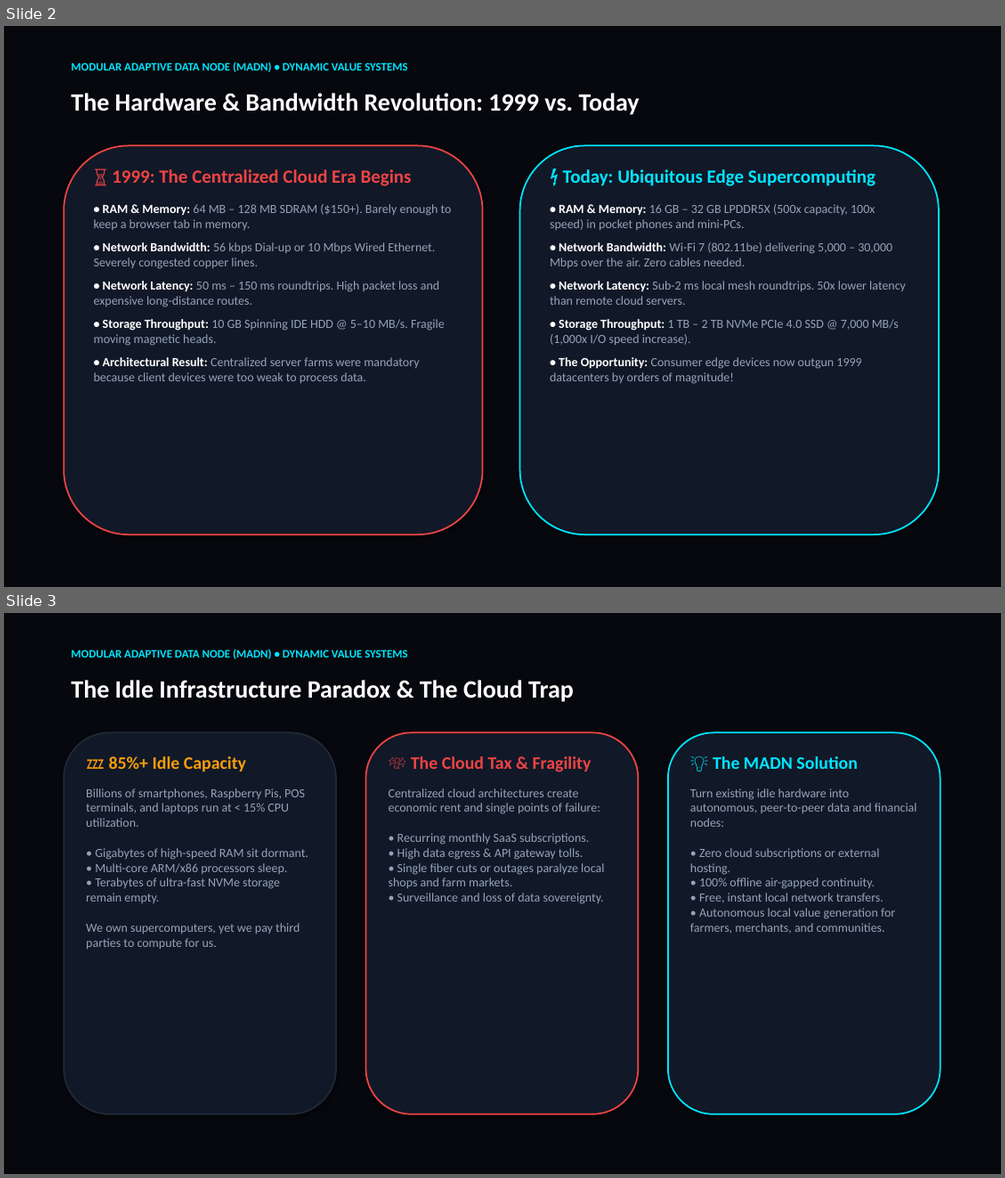
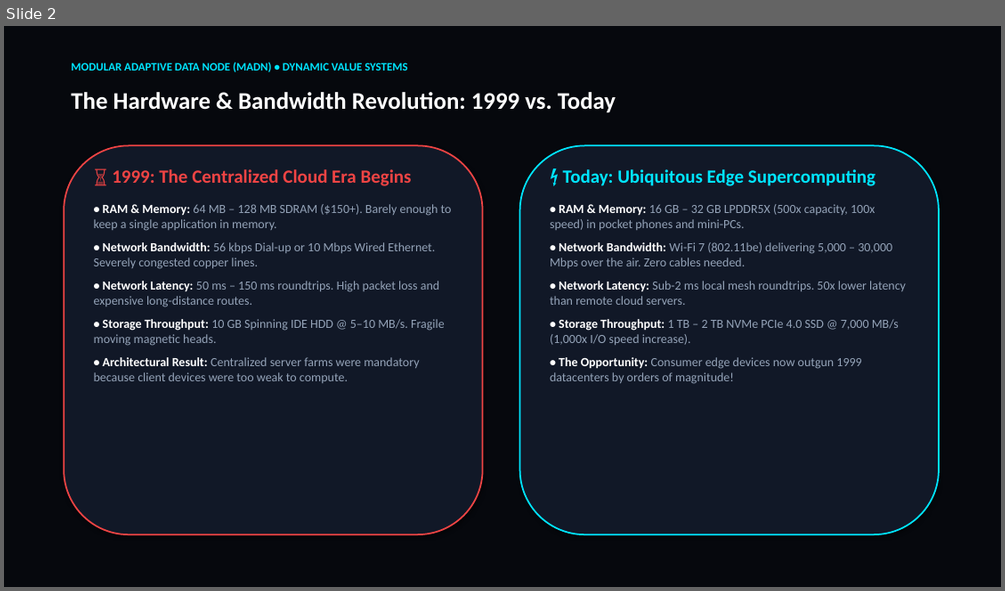
Before and after one commit to pmd742omni/2026-02-15-Sun-2055-Modular-Adaptive-Data-Node--MAD---Node--for-Dynamic-Value-Systems, a slide deck: 01_Documentation_and_Thesis/MADN_Dynamic_Value_Systems_Presentation.pptx. Shown one above the other, each under a label of ours: slides 2 and 3 before the commit, slide 2 after it. The pictures are 1005x1178 and 1005x591 pixels, drawn with LibreOffice and Linux fonts; fonts in the diff are those of the drawing. Boxes give left, top, right and bottom in pixels: in the first picture for what was removed or moved away, otherwise in the second. Text is boxed around its words. In the diff, an @@ line names an element or a change of style, - is before the commit and + after.

Commit message:
2026-08-26 Wed 1440: Add Problem Statement, Research Objectives, and System Block Diagram to MADN Presentation (Ukukhulisa 1.19.21)

```diff
--- a/01_Documentation_and_Thesis/MADN_Dynamic_Value_Systems_Presentation.pptx
+++ b/01_Documentation_and_Thesis/MADN_Dynamic_Value_Systems_Presentation.pptx
@@ slide 3 removed at [4, 613, 1001, 1174], background #06080D @@
@@ text removed at [71, 649, 407, 659] @@
-MODULAR ADAPTIVE DATA NODE (MADN) • DYNAMIC VALUE SYSTEMS
@@ text removed at [71, 680, 574, 702] @@
-The Idle Infrastructure Paradox & The Cloud Trap
@@ rounded rectangle removed at [64, 732, 336, 1114] @@
@@ rounded rectangle removed at [366, 732, 638, 1114] @@
@@ rounded rectangle removed at [668, 732, 940, 1114] @@
@@ text removed at [86, 756, 308, 949] @@
-💤 85%+ Idle Capacity
-Billions of smartphones, Raspberry Pis, POS terminals, and laptops run at < 15% CPU utilization.
-• Gigabytes of high-speed RAM sit dormant.
-• Multi-core ARM/x86 processors sleep.
-• Terabytes of ultra-fast NVMe storage remain empty.
-We own supercomputers, yet we pay third parties to compute for us.
@@ text removed at [388, 756, 604, 904] @@
-💸 The Cloud Tax & Fragility
-Centralized cloud architectures create economic rent and single points of failure:
-• Recurring monthly SaaS subscriptions.
-• High data egress & API gateway tolls.
-• Single fiber cuts or outages paralyze local shops and farm markets.
-• Surveillance and loss of data sovereignty.
@@ text removed at [690, 756, 917, 933] @@
-💡 The MADN Solution
-Turn existing idle hardware into autonomous, peer-to-peer data and financial nodes:
-• Zero cloud subscriptions or external hosting.
-• 100% offline air-gapped continuity.
-• Free, instant local network transfers.
-• Autonomous local value generation for farmers, merchants, and communities.
@@ slide 2 changed as well @@
@@ text "The Hardware & Bandwidth Revolution: ..." at [71, 92, 615, 113]: size 24 to 23 pt @@
@@ text at [94, 204, 452, 231]: text changed @@
-• RAM & Memory: 64 MB – 128 MB SDRAM ($150+). Barely enough to keep a browser tab in memory.
+• RAM & Memory: 64 MB – 128 MB SDRAM ($150+). Barely enough to keep a single application in memory.
@@ text at [94, 357, 419, 383]: text changed @@
-• Architectural Result: Centralized server farms were mandatory because client devices were too weak to process data.
+• Architectural Result: Centralized server farms were mandatory because client devices were too weak to compute.
```
Also in this commit, not shown: 7 other slides changed, 3 slides added, 1 other file.
